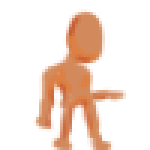
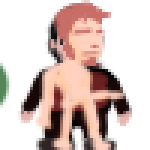
Revision of a layered w=150, h=150 image; what changed, layer by layer:
added layer "Layer 5" above "Layer 2" over [54, 0, 111, 66]
painted on "Layer 1" over [33, 9, 126, 150]
showed "Layer 0", opacity 27% → 100% over [0, 3, 132, 150]
